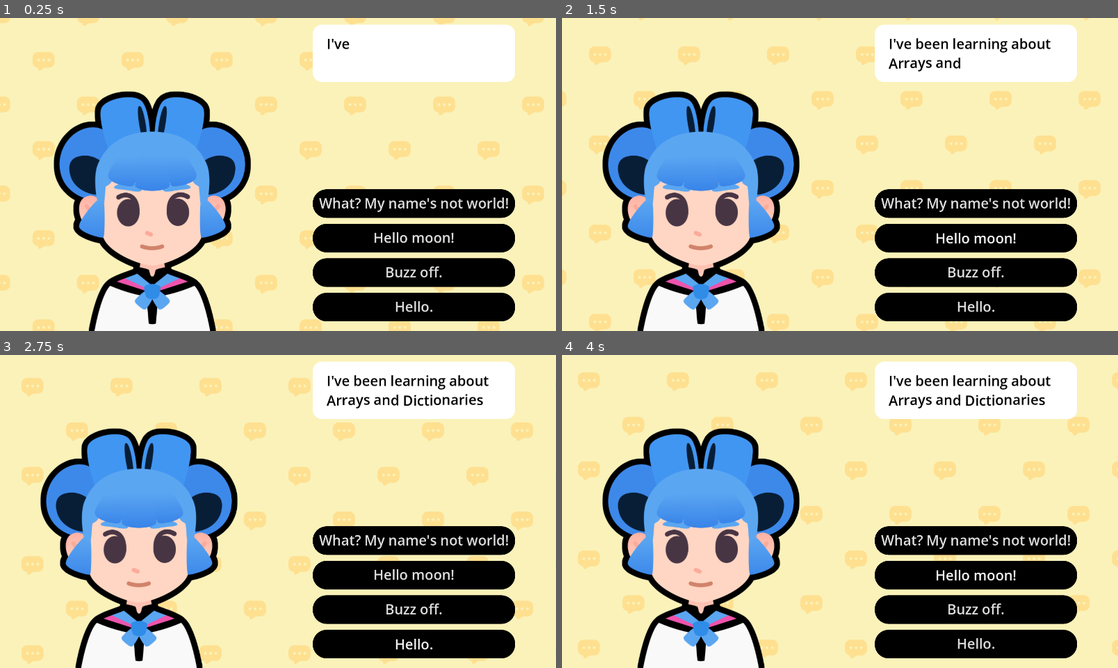
Above: before the commit, frames 1-4 (two rows, left to right).
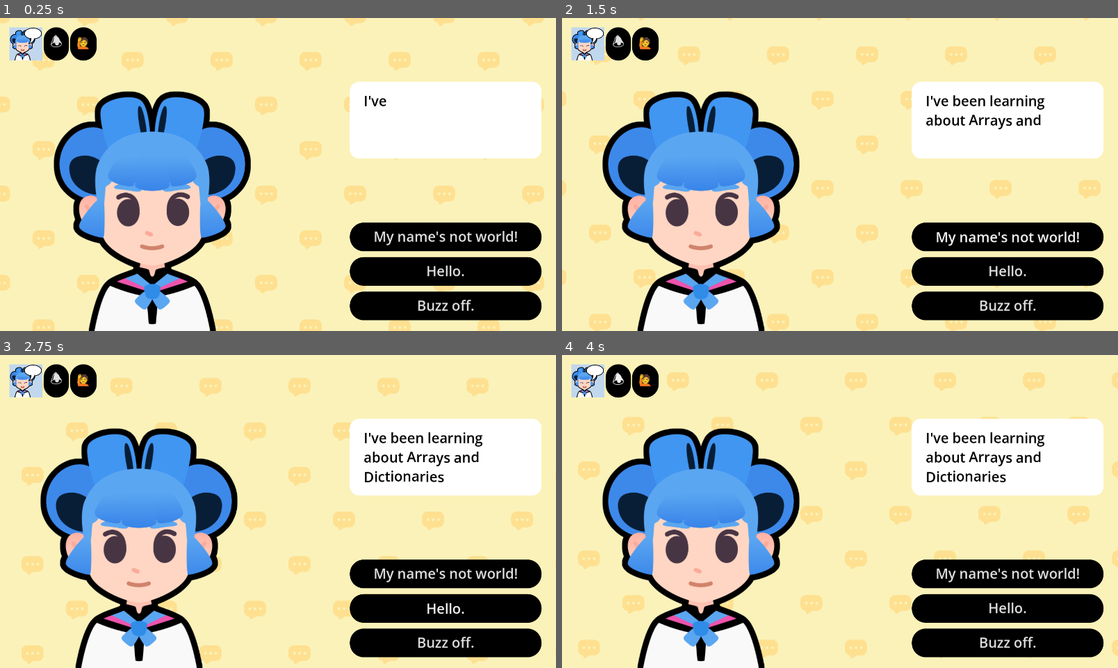
Above: after the commit, the same moments.

Repository: mimcconlogue/M8-starting-a-dialogue
Game: Godot game, scene res://lessons/dialogue.tscn
Two runs of this game, one before a commit and one after it. Both use one fixed random seed, a clock stepped at 60 frames per second and the inputs below. Sound files missing from this copy of the repository are replaced by a short silence.
Inputs (mouse positions are in pixels of both pictures, inside the frame that each line leads up to):
- Up to frame 1 (0.25 s): no input
- Up to frame 2 (1.5 s): click "What? My name's not world!" (after the commit: "My name's not world!") at 0.5 s; click (973, 237) at 1.25 s, where only the run before the commit has a clickable "Hello moon!"
- Up to frame 3 (2.75 s): click "Hello." at 2 s
- Up to frame 4 (4 s): click "Buzz off." at 2.75 s; click "Hello moon!" (after the commit: "🕭") at 3.5 s

The runs differ from the first frame. In frame 1, 25% of the frame differs, in the area x 1-98%, y 2-97%; in frame 2, 25%; in frame 3, 25%; in frame 4, 25%.
Error in both runs: Invalid assignment of property or key 'disabled' with value of type 'bool' on a base object of type 'null instance'. (res://lessons/dialogue.gd:110)

Commit message:
tring and it broke the camera

Diff:
--- a/M08.start_a_dialog_workbook/lessons/dialogue.tscn
+++ b/M08.start_a_dialog_workbook/lessons/dialogue.tscn
@@ -7,6 +7,7 @@
 [ext_resource type="Texture2D" uid="uid://copkt78vgp37i" path="res://assets/sophia.png" id="5_g5y1a"]
 [ext_resource type="Texture2D" uid="uid://d000xjtr4iqtk" path="res://assets/emotion_regular.png" id="6_bayqr"]
 [ext_resource type="AudioStream" uid="uid://chgko4hmxwxu5" path="res://assets/talking_synth.ogg" id="7_1fga6"]
+[ext_resource type="Texture2D" uid="uid://cv2ljk48c8n2o" path="res://icon_start_a_dialog.png" id="8_rduj4"]
 
 [sub_resource type="ShaderMaterial" id="ShaderMaterial_efgpg"]
 shader = ExtResource("3_3nfwl")
@@ -59,17 +60,22 @@
 expand_mode = 1
 stretch_mode = 5
 
+[node name="AudioStreamPlayer" type="AudioStreamPlayer" parent="."]
+unique_name_in_owner = true
+stream = ExtResource("7_1fga6")
+
 [node name="VBoxContainer" type="VBoxContainer" parent="."]
 clip_contents = true
 layout_mode = 1
 anchors_preset = -1
-anchor_left = 0.75
-anchor_right = 1.0
-anchor_bottom = 1.0
-offset_left = -360.32007
-offset_top = 23.0
-offset_right = -141.32007
-offset_bottom = -33.0
+anchor_left = 0.56100005
+anchor_top = 0.078
+anchor_right = 0.906
+anchor_bottom = 0.84000003
+offset_left = 130.87988
+offset_top = 135.76
+offset_right = 130.80005
+offset_bottom = 135.79999
 focus_mode = 3
 mouse_filter = 0
 
@@ -88,20 +94,44 @@
 
 [node name="Button" type="Button" parent="VBoxContainer/ActionButtonsVBoxContainer"]
 layout_mode = 2
-text = "What? My name's not world!"
+text = "My name's not world!"
 
 [node name="Button2" type="Button" parent="VBoxContainer/ActionButtonsVBoxContainer"]
 layout_mode = 2
-text = "Hello moon!"
+text = "Hello."
 
 [node name="Button3" type="Button" parent="VBoxContainer/ActionButtonsVBoxContainer"]
 layout_mode = 2
 text = "Buzz off."
 
-[node name="Button4" type="Button" parent="VBoxContainer/ActionButtonsVBoxContainer"]
+[node name="HBoxContainer" type="HBoxContainer" parent="."]
+layout_mode = 1
+anchors_preset = -1
+anchor_left = 0.017
+anchor_top = 0.030000001
+anchor_right = 0.94900006
+anchor_bottom = 0.136
+offset_left = -0.6400032
+offset_top = -0.40000153
+offset_right = -0.080078125
+offset_bottom = 0.11999512
+
+[node name="TextureRect" type="TextureRect" parent="HBoxContainer"]
 layout_mode = 2
-text = "Hello."
+texture = ExtResource("8_rduj4")
+expand_mode = 2
 
-[node name="AudioStreamPlayer" type="AudioStreamPlayer" parent="."]
-unique_name_in_owner = true
-stream = ExtResource("7_1fga6")
+[node name="AspectRatioContainer" type="AspectRatioContainer" parent="HBoxContainer"]
+layout_mode = 2
+ratio = 1.6096
+
+[node name="HBoxContainer" type="HBoxContainer" parent="HBoxContainer/AspectRatioContainer"]
+layout_mode = 2
+
+[node name="Button2" type="Button" parent="HBoxContainer/AspectRatioContainer/HBoxContainer"]
+layout_mode = 2
+text = "🕭"
+
+[node name="Button3" type="Button" parent="HBoxContainer/AspectRatioContainer/HBoxContainer"]
+layout_mode = 2
+text = "🙋"
Not shown: 1 places in M08.start_a_dialog_workbook/lessons/dialogue.tscn that only renumber resources
